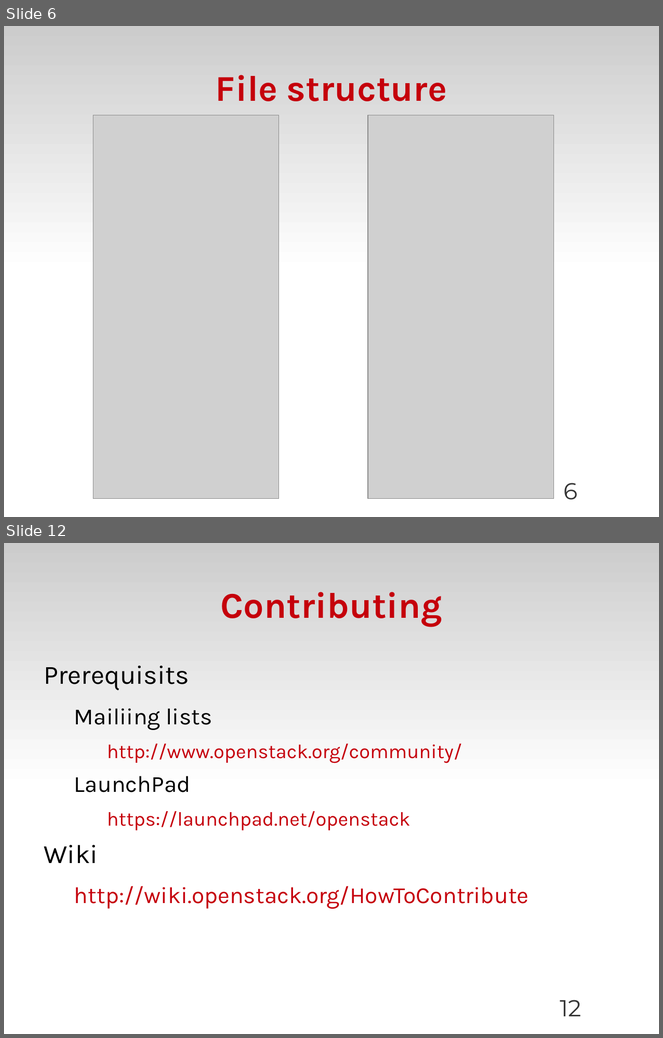
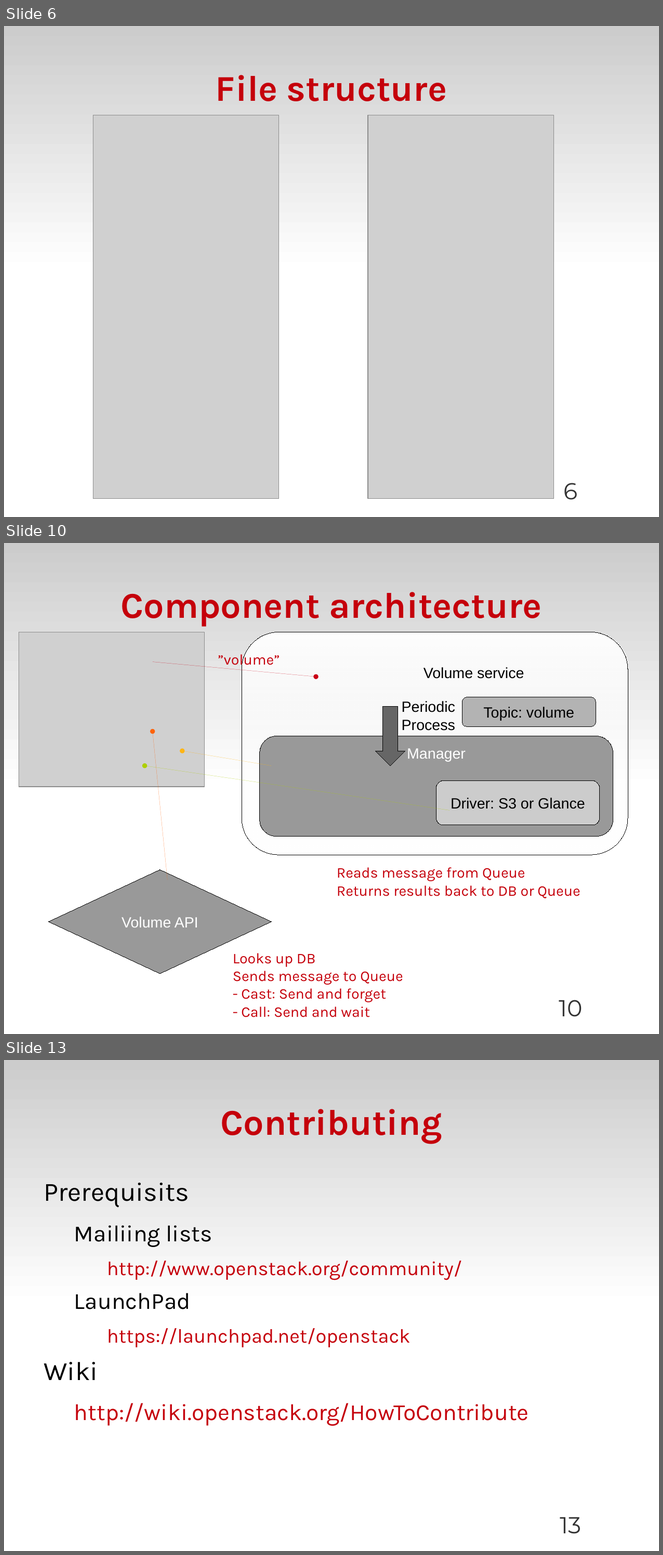
Before and after one commit to zyluo/talk-COSUG-2012, a slide deck: COSUG-2012.odp. Shown one above the other, each under a label of ours: slides 6 and 12 before the commit, slides 6, 10 and 13 after it; the slides between them are not shown. The pictures are 663x1038 and 663x1555 pixels, drawn with LibreOffice and Linux fonts; fonts in the diff are those of the drawing; grey boxes stand for pictures; background and template pictures are left out. Boxes give left, top, right and bottom in pixels: in the first picture for what was removed or moved away, otherwise in the second. Text is boxed around its words. In the diff, an @@ line names an element or a change of style, - is before the commit and + after.

```diff
--- a/COSUG-2012.odp
+++ b/COSUG-2012.odp
@@ slide 10 added at (x1=4, y1=543, x2=659, y2=1034), background #FFFFFF; not listed: 1 template element that a slide beside it also shows @@
@@ title added at (x1=120, y1=592, x2=542, y2=626), 44 pt, text #C5000B, bold @@
+Component architecture
@@ picture added at (x1=19, y1=632, x2=204, y2=787) @@
@@ rounded rectangle added at (x1=242, y1=632, x2=629, y2=855), fill gradient #FFFFFF, outline #000000 0 pt, 18 pt, text #000000 @@
+Volume service
@@ text added at (x1=218, y1=651, x2=280, y2=668), 18 pt, text #C5000B @@
+”volume”
@@ arrow added from (153, 662) to (316, 677), #C90016 0 pt @@
@@ rounded rectangle added at (x1=463, y1=697, x2=596, y2=727), fill #B3B3B3, outline #000000 0 pt, 18 pt, text #000000 @@
+Topic: volume
@@ down arrow added at (x1=376, y1=706, x2=405, y2=766), fill #666666, outline #000000 0 pt @@
@@ text added at (x1=402, y1=701, x2=455, y2=731), 18 pt, text #000000 @@
+Periodic
+Process
@@ arrow added from (167, 880) to (153, 731), #FF6309 0 pt @@
@@ rounded rectangle added at (x1=260, y1=736, x2=613, y2=837), fill #999999, outline #000000 0 pt, 18 pt, text #FFFFFF @@
+Manager
@@ arrow added from (272, 766) to (182, 751), #FFB515 0 pt @@
@@ arrow added from (450, 811) to (145, 766), #AECF00 0 pt @@
@@ rounded rectangle added at (x1=436, y1=781, x2=600, y2=825), fill #CCCCCC, outline #000000 0 pt, 18 pt, text #000000 @@
+Driver: S3 or Glance
@@ diamond added at (x1=49, y1=870, x2=272, y2=974), fill #999999, outline #000000 0 pt, 18 pt, text #FFFFFF @@
+Volume API
@@ text added at (x1=337, y1=867, x2=580, y2=899), 18 pt, text #C5000B @@
+Reads message from Queue
+Returns results back to DB or Queue
@@ text added at (x1=233, y1=953, x2=403, y2=1018), 18 pt, text #C5000B @@
+Looks up DB
+Sends message to Queue
+- Cast: Send and forget
+- Call: Send and wait
@@ page number added at (x1=559, y1=1000, x2=582, y2=1017), 28 pt, text #333333 @@
+10
@@ what was slide 12 is now slide 13 @@
@@ page number at (x1=560, y1=1518, x2=581, y2=1534): text changed @@
-12
+13
```
Also in this commit, not shown: 6 slides changed, 2 other slides added, 2 slides removed, 1 other file.
